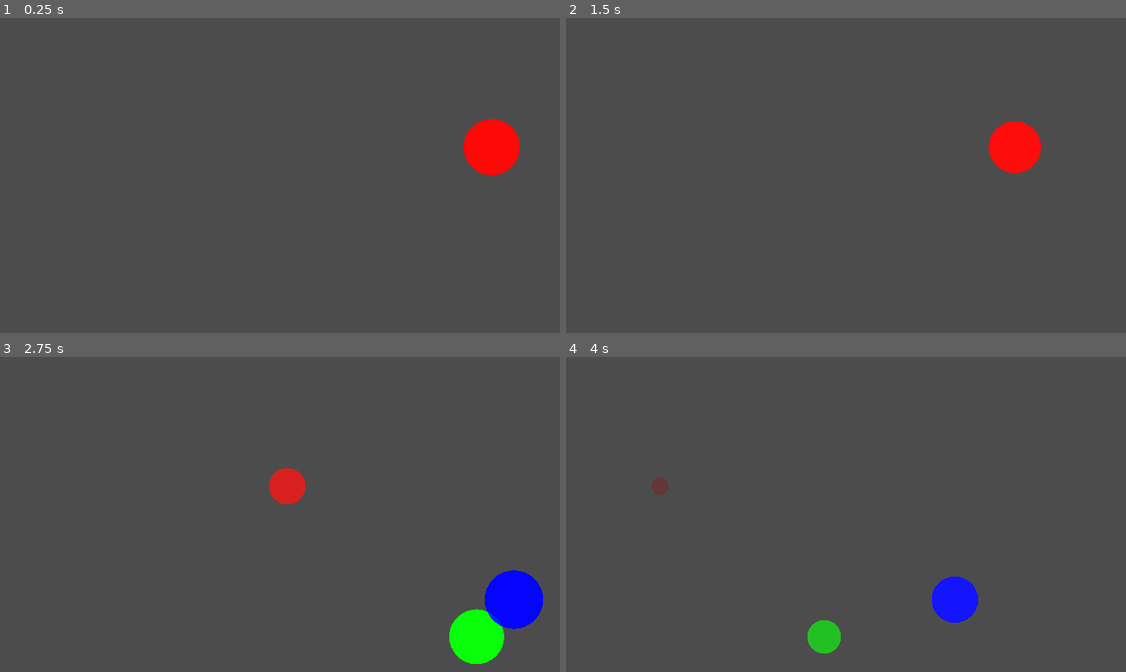
Above: before the commit, frames 1-4 (two rows, left to right).
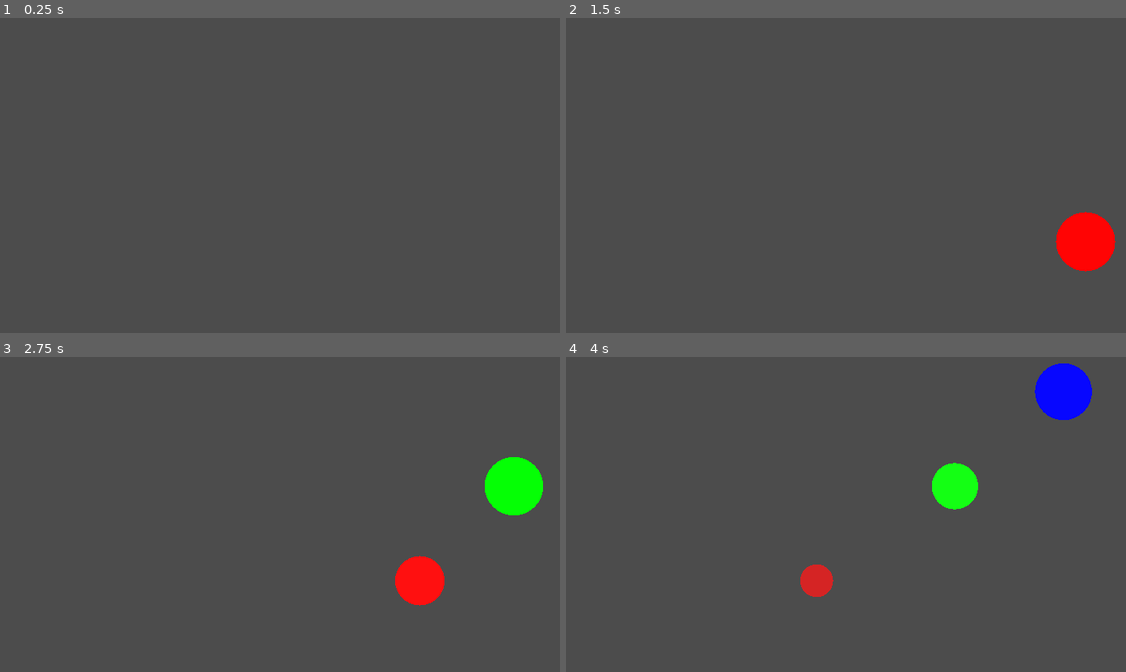
Above: after the commit, the same moments.

Repository: EdGeber/ProtoSoundViz
Game: Godot game, scene res://src/animation.tscn
Two runs of this game, one before a commit and one after it. Both use one fixed random seed, a clock stepped at 60 frames per second and the inputs below. The project has no main scene, so this scene is started directly.
Inputs:
- Up to frame 1 (0.25 s): no input
- Up to frame 2 (1.5 s): no input
- Up to frame 3 (2.75 s): no input
- Up to frame 4 (4 s): no input

The runs differ from the first frame. In frame 1, 1.4% of the frame differs, in the area x 82-93%, y 32-50%; in frame 2, 2.8%; in frame 3, 6.0%, in the area x 48-97%, y 31-98%; in frame 4, 4.3%.

Commit message:
Make test animation prettier

Diff:
--- a/src/animations/test/sounds.json
+++ b/src/animations/test/sounds.json
@@ -19,27 +19,6 @@
 				[5, 0]
 			],
 			"timbre": "0",
-			"timestamp": 0
-		},
-		{
-			"intensity_points": [
-				[0, 0],
-				[0, 2],
-				[0, 2],
-				[0.5, 1],
-				[0.9, 1],
-				[3, 0.575],
-				[5, 0]],
-			"pitch_points": [
-				[0, 0],
-				[0, 2],
-				[0, 2],
-				[0.5, 1],
-				[0.9, 1],
-				[3, 0.575],
-				[5, 0]
-				],
-			"timbre": "1",
 			"timestamp": 1
 		},
 		{
@@ -59,9 +38,30 @@
 				[0.9, 1],
 				[3, 0.575],
 				[5, 0]
-				],
+			],
+			"timbre": "1",
+			"timestamp": 2
+		},
+		{
+			"intensity_points": [
+				[0, 0],
+				[0, 1],
+				[0, 1],
+				[0.5, 1],
+				[0.9, 1],
+				[3, 0.575],
+				[5, 0]],
+			"pitch_points": [
+				[0, 0],
+				[0, 1],
+				[0, 1],
+				[0.5, 1],
+				[0.9, 1],
+				[3, 0.575],
+				[5, 0]
+			],
 			"timbre": "2",
-			"timestamp": 2
+			"timestamp": 3
 		}
 	]
 }
--- a/src/animations/test/timbres.json
+++ b/src/animations/test/timbres.json
@@ -1,15 +1,15 @@
 {
 	"0": {
 		"color": [255,0,0],
-		"height": 0.5
+		"height": 0.25
 	},
 	"1": {
 		"color": [0,255,0],
-		"height": 0.1
+		"height": 0.5
 	},
 	"2": {
 		"color": [0,0,255],
-		"height": 0.2
+		"height": 0.75
 	},
 	"3": {
 		"color": [255,255,0],
--- a/src/global/photism/photism.gd
+++ b/src/global/photism/photism.gd
@@ -82,7 +82,7 @@
 	radius = radius_scaler*sound_intensity
 
 func updateColor():
-	color = base_color*sound_pitch*0.0085
+	color = base_color*sound_pitch*0.01
 	color.a = sound_intensity
 
 func updateRelativePosition():
